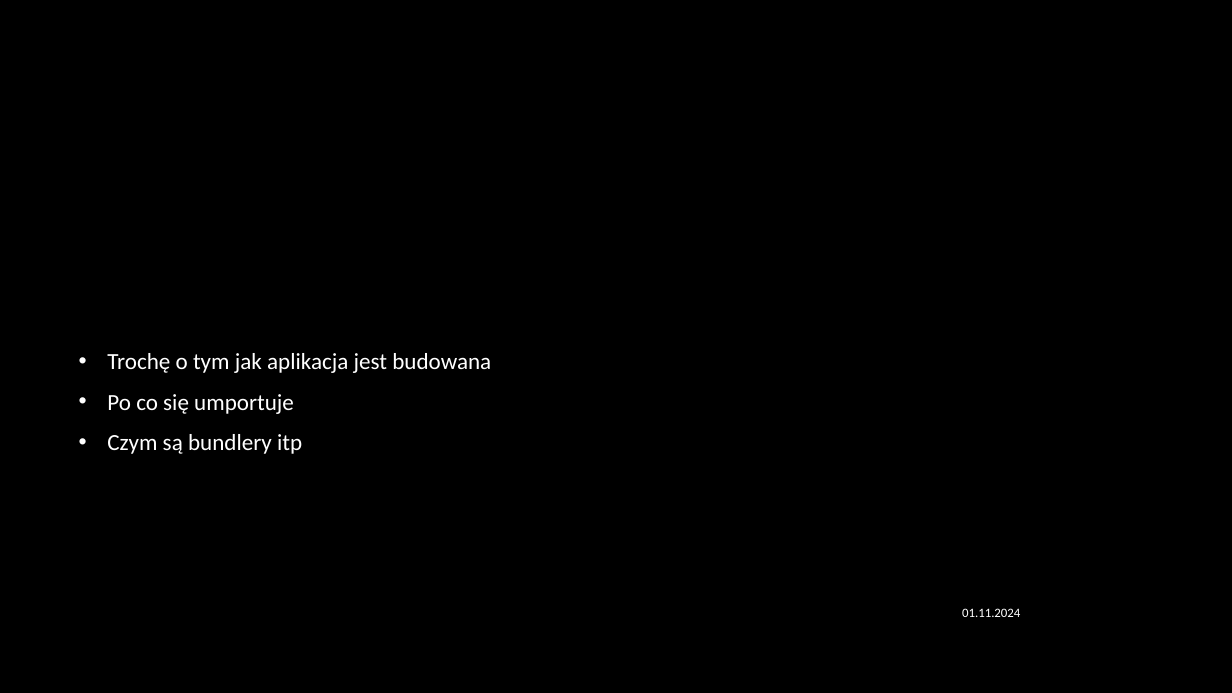
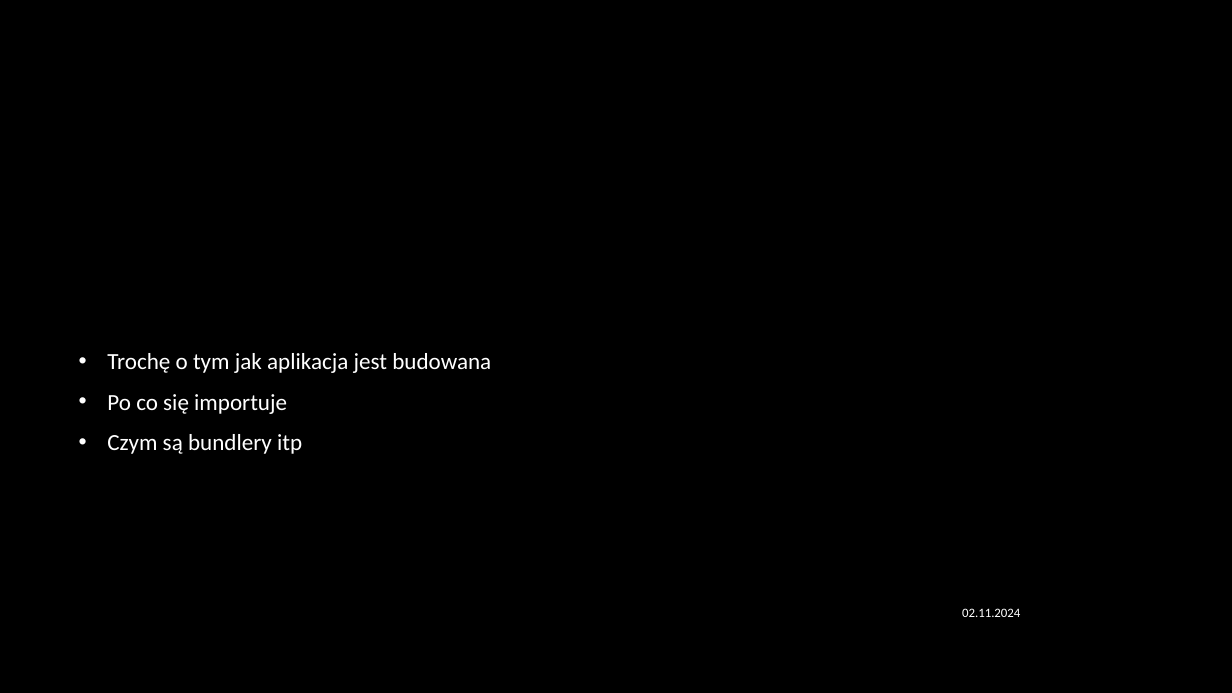
Before and after one commit to RafalSzczuka/angular-course-pfr, a slide deck: slide 30 of prezentacja/prezentacja/Angular beginner.pptx (slide 31 before the commit). Drawn at 1232x693 pixels with LibreOffice and Linux fonts; fonts in the diff are those of the drawing; background and template pictures are left out. Boxes give left, top, right and bottom in pixels: in the first picture for what was removed or moved away, otherwise in the second. Text is boxed around its words. In the diff, an @@ line names an element or a change of style, - is before the commit and + after.

```diff
--- a/prezentacja/prezentacja/Angular beginner.pptx
+++ b/prezentacja/prezentacja/Angular beginner.pptx
@@ text at <box>107,394,287,414</box>: text changed @@
-• Po co się umportuje
+• Po co się importuje
@@ text at <box>962,608,1020,617</box>: text changed @@
-01.11.2024
+02.11.2024
```
Also in this commit, not shown: 16 other slides changed, 2 slides added, 3 slides removed, 2 other files.
